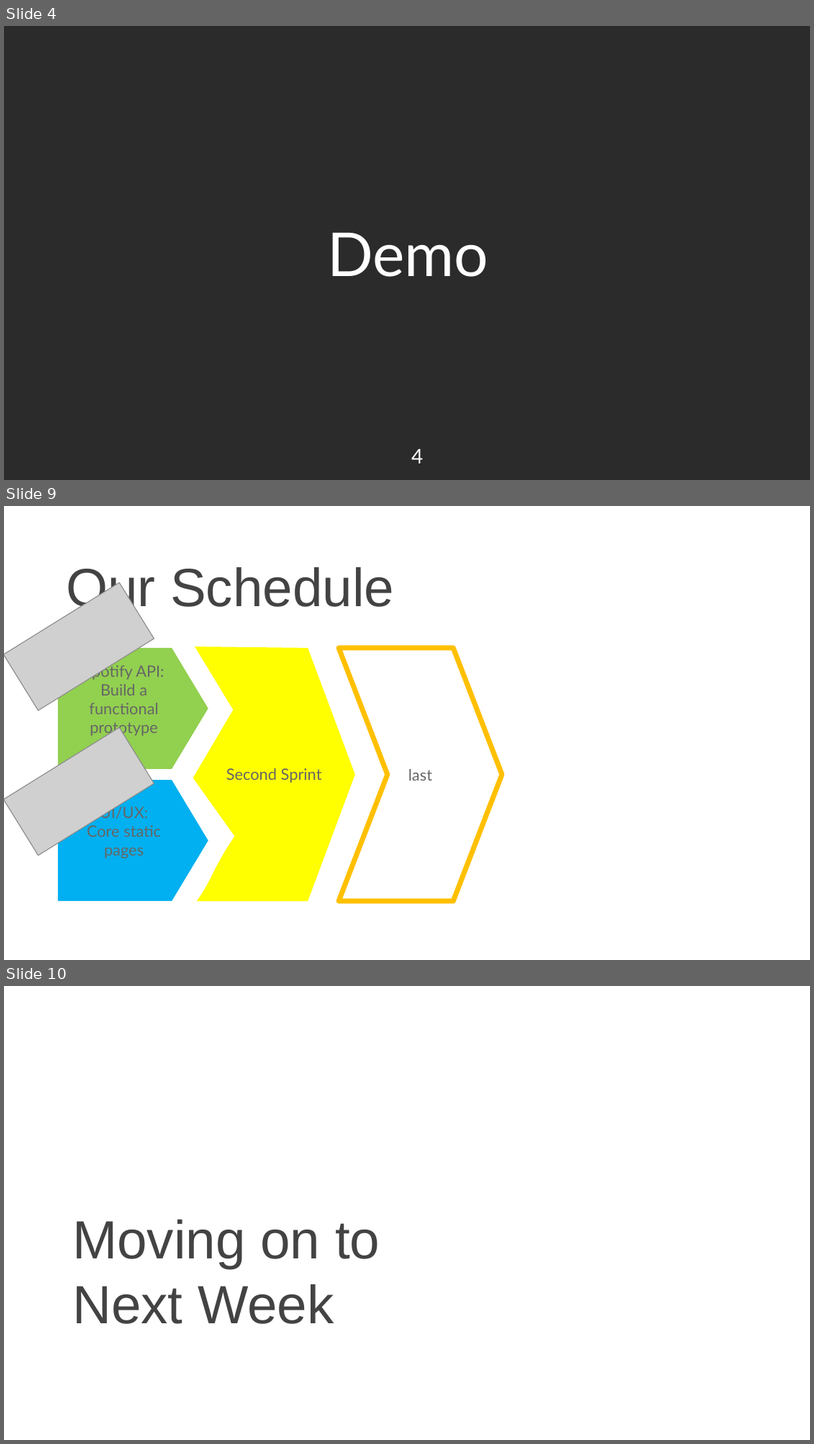
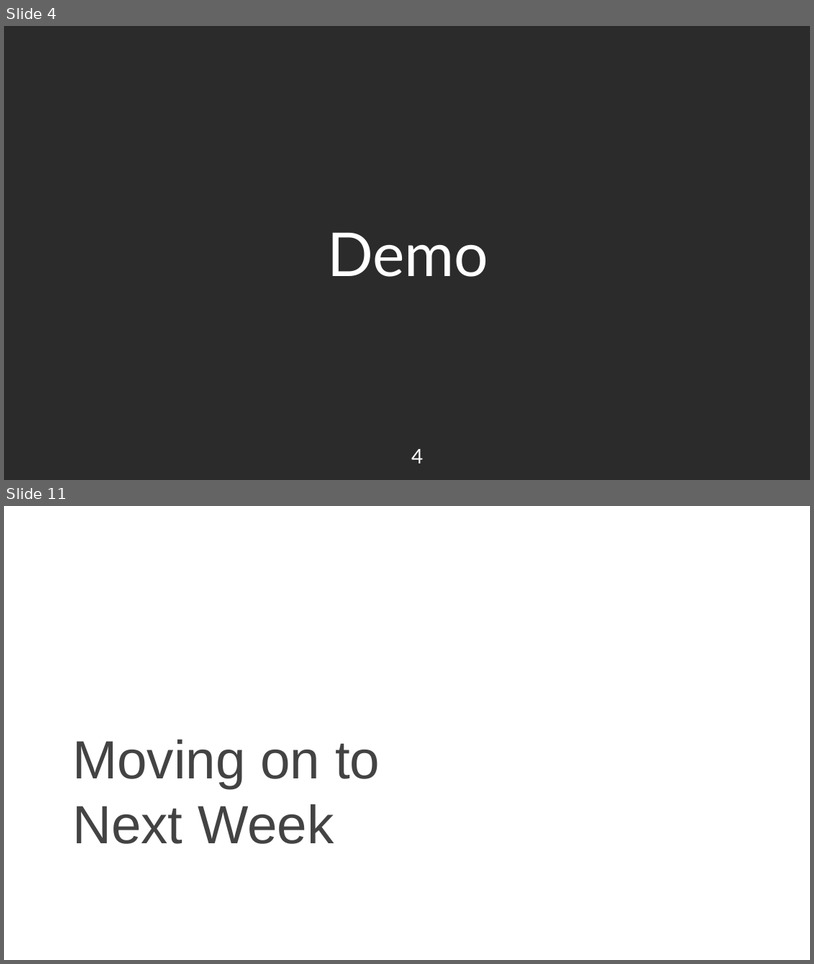
Before and after one commit to nkjack/17437-hot-pot-music-share, a slide deck: sprint-presentations/1119_WebApp_presentation.pptx. Shown one above the other, each under a label of ours: slides 4, 9 and 10 before the commit, slides 4 and 11 after it; the slides between them are not shown. The pictures are 814x1444 and 814x964 pixels, drawn with LibreOffice and Linux fonts; fonts in the diff are those of the drawing; grey boxes stand for pictures; background and template pictures are left out; a plain dark background stands for a picture behind light text. Boxes give left, top, right and bottom in pixels: in the first picture for what was removed or moved away, otherwise in the second. Text is boxed around its words. In the diff, an @@ line names an element or a change of style, - is before the commit and + after.

```diff
--- a/sprint-presentations/1119_WebApp_presentation.pptx
+++ b/sprint-presentations/1119_WebApp_presentation.pptx
@@ slide 9 removed at (4,506,810,960), background picture (left out) @@
@@ title removed at (66,567,394,616) @@
-Our Schedule
@@ picture removed at (4,582,154,710) @@
@@ pentagon arrow removed at (58,648,208,769) @@
-Spotify API:
-Build a functional prototype
@@ freeform shape removed at (193,646,355,901) @@
-Second Sprint
@@ chevron removed at (339,648,502,901) @@
-last
@@ picture removed at (4,728,154,855) @@
@@ pentagon arrow removed at (58,780,208,901) @@
-UI/UX:
-Core static pages
@@ page number removed at (751,918,800,952) @@
-9
@@ what was slide 10 is now slide 11 @@
```
Also in this commit, not shown: 4 slides changed, 5 slides added, 3 other slides removed, 5 other files.
